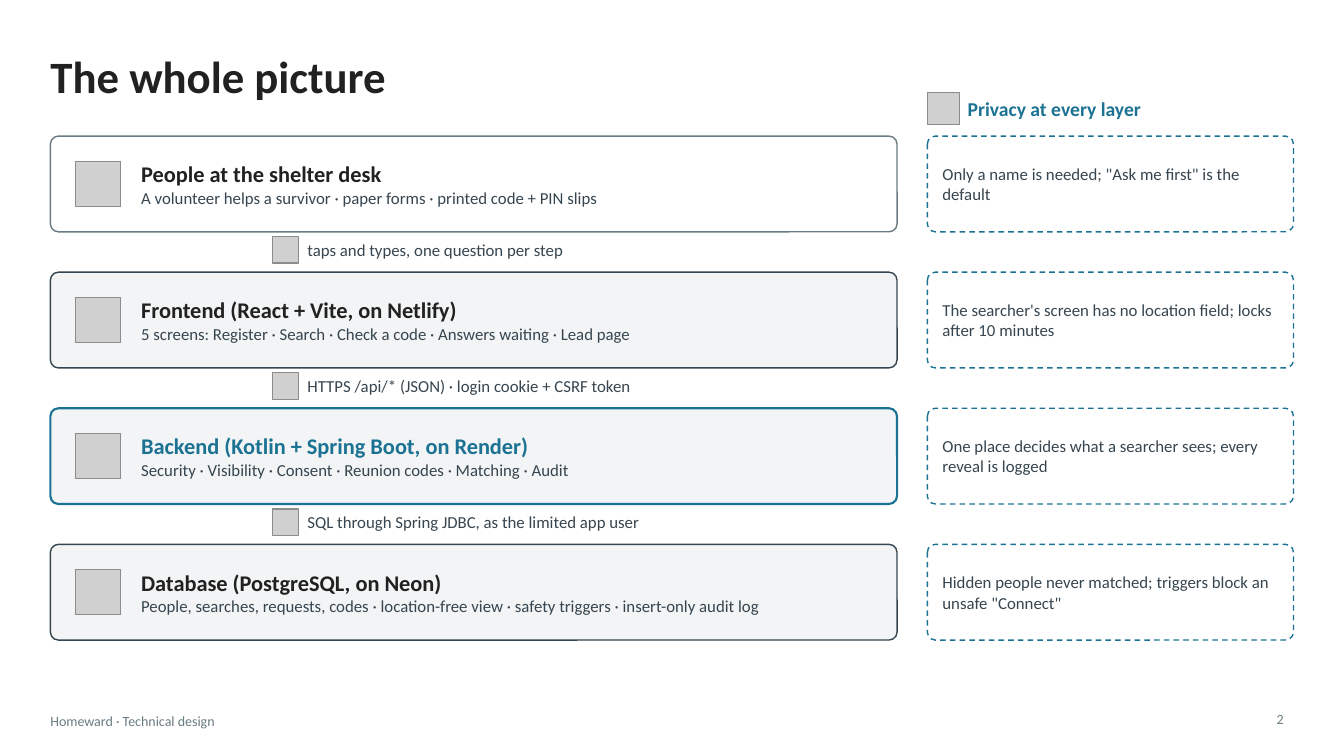
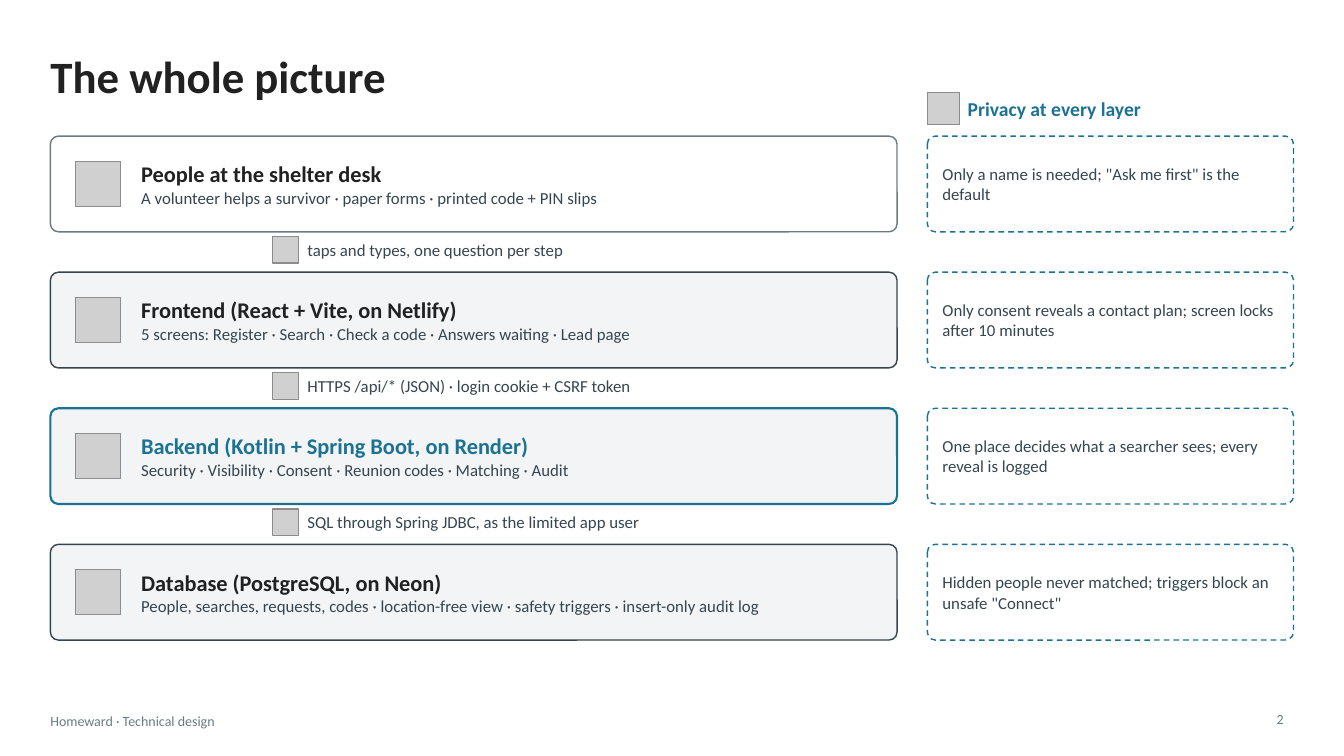
Before and after one commit to growingpenguin/homeward, a slide deck: slide 2 of Homeward_Design.pptx. Drawn at 1344x756 pixels with LibreOffice and Linux fonts; fonts in the diff are those of the drawing; grey boxes stand for pictures. Boxes give left, top, right and bottom in pixels: in the first picture for what was removed or moved away, otherwise in the second. Text is boxed around its words. In the diff, an @@ line names an element or a change of style, - is before the commit and + after.

```diff
--- a/Homeward_Design.pptx
+++ b/Homeward_Design.pptx
@@ text at <box>942,304,1274,336</box>: text changed @@
-The searcher's screen has no location field; locks after 10 minutes
+Only consent reveals a contact plan; screen locks after 10 minutes
```
Also in this commit, not shown: 10 other slides changed, 3 other files.
